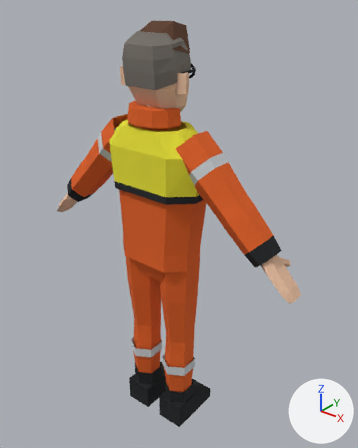
Renders of the Blender file characters/glasses_ceo/glasses_ceo_survival.blend from each side of a commit.
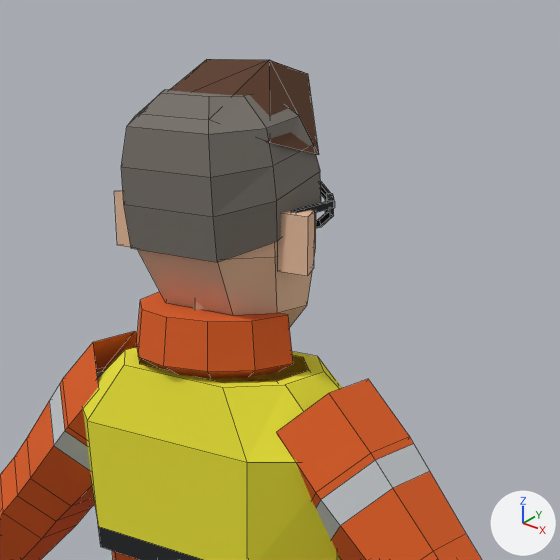
Each version is shown whole from a camera (50 mm lens) standing at (1.234, -1.418, 1.913) and looking at (0.024, 0.095, 0.975), then close up on the part from 23% to 76% of the width and 0% to 43% of the height. Arrows for +X, +Y and +Z are at lower right; the lights stay in place. The older version's two pictures come first. The close-ups show mesh edges as thin lines.

In view in the first close-up: 'glasses_ceo_survival'.
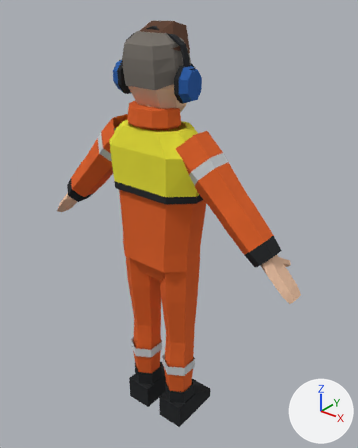
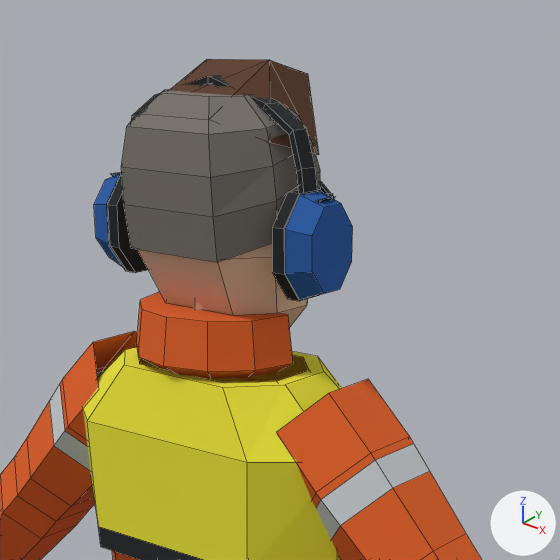
Where the change shows, as pixel boxes [x1, y1, x2, y2] in the close-ups (560 x 560 px):
```json
{"part": 1, "of": "me_glasses_ceo_survival", "change": "added", "after": [272, 189, 322, 301]}
{"part": 2, "of": "me_glasses_ceo_survival", "change": "added", "after": [285, 191, 353, 299], "on screen": "blue"}
{"part": 3, "of": "me_glasses_ceo_survival", "change": "added", "after": [106, 172, 148, 273]}
{"part": 4, "of": "me_glasses_ceo_survival", "change": "added", "after": [94, 174, 123, 267], "on screen": "blue"}
{"part": 5, "of": "me_glasses_ceo_survival", "change": "added", "after": [111, 75, 335, 202]}
```

Scene script edits in JSON lines:
```json
{"block": "me_glasses_ceo_survival", "where": "# used by ob_glasses_ceo_survival; location = (0.0, 0.0, 0.0)"}
{"op": "remove", "block": "me_glasses_ceo_survival", "code": "me_glasses_ceo_survival.from_pydata(...)  # 746 vertices, 568 faces; spans x -0.65..0.65, y -0.13..0.18, z 0.0..1.79"}
{"op": "add", "block": "me_glasses_ceo_survival", "code": "me_glasses_ceo_survival.from_pydata(...)  # 854 vertices, 659 faces; spans x -0.65..0.65, y -0.13..0.18, z 0.0..1.79"}
{"block": "me_glasses_ceo_survival", "change": "me_glasses_ceo_survival part 1: a new loose piece, an 8-sided cylinder along x spanning x 0.128..0.146, y -0.062..0.038, z 1.531..1.657, in mat_m_characterpalette (picture img_palette_png)"}
{"block": "me_glasses_ceo_survival", "change": "me_glasses_ceo_survival part 2: a new loose piece, an 8-sided cut cone along x (radius 0.052 by 0.066 at the low end, 0.043 by 0.054 at the high end) spanning x 0.146..0.18, y -0.06..0.036, z 1.533..1.655, in mat_m_characterpalette (picture img_palette_png)"}
{"block": "me_glasses_ceo_survival", "change": "me_glasses_ceo_survival part 3: a new loose piece, an 8-sided cylinder along x spanning x -0.146..-0.128, y -0.062..0.038, z 1.531..1.657, in mat_m_characterpalette (picture img_palette_png)"}
{"block": "me_glasses_ceo_survival", "change": "me_glasses_ceo_survival part 4: a new loose piece, an 8-sided cut cone along x (radius 0.043 by 0.054 at the low end, 0.052 by 0.066 at the high end) spanning x -0.18..-0.146, y -0.06..0.036, z 1.533..1.655, in mat_m_characterpalette (picture img_palette_png)"}
{"block": "me_glasses_ceo_survival", "change": "me_glasses_ceo_survival part 5: a new loose piece of 44 vertices spanning x -0.17..0.17, y -0.03..0.0, z 1.63..1.78, in mat_m_characterpalette (picture img_palette_png)"}
```
